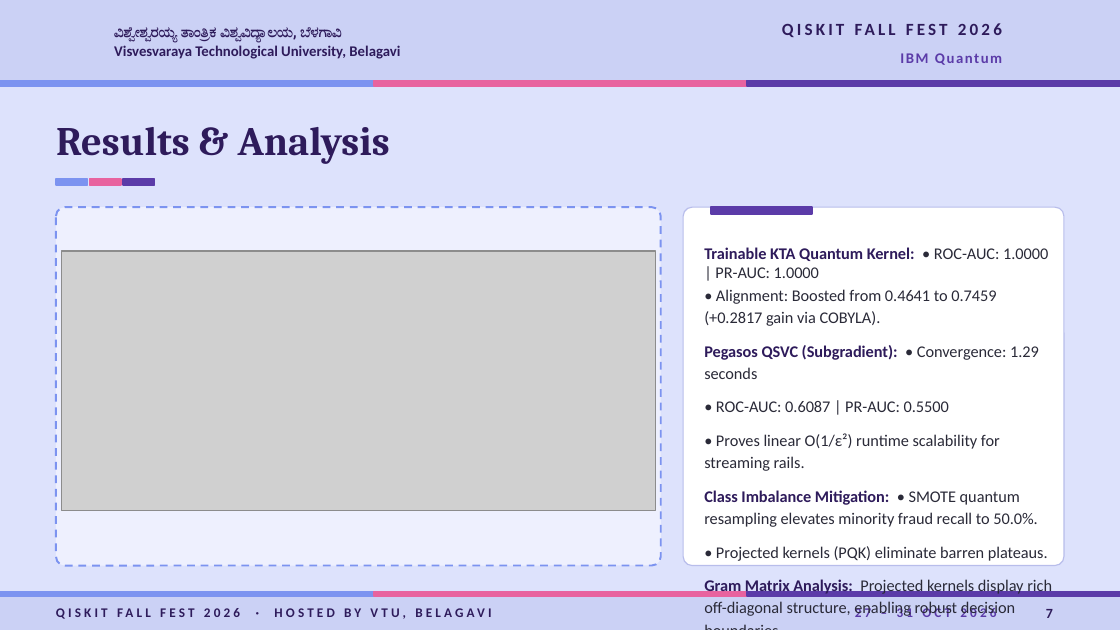
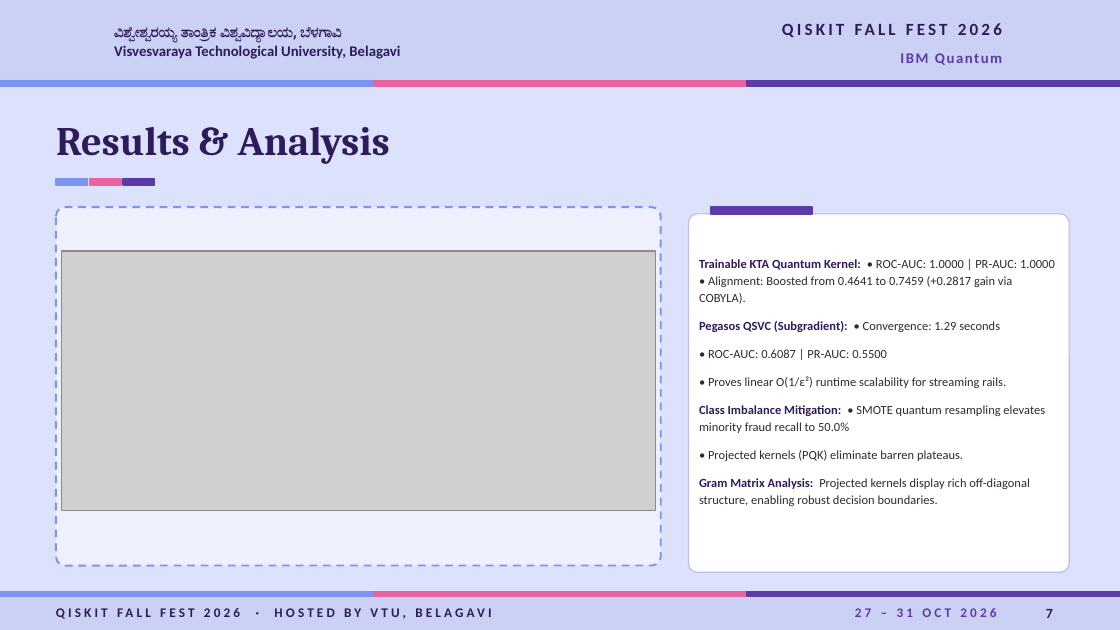
Before and after one commit to vtu-qiskit-fall-fest-2026/vtu-hc-dualq, a slide deck: slide 7 of frontend/public/VTU-QFF-HC-079.pptx. Drawn at 1120x630 pixels with LibreOffice and Linux fonts; fonts in the diff are those of the drawing; grey boxes stand for pictures; background and template pictures are left out. Boxes give left, top, right and bottom in pixels: in the first picture for what was removed or moved away, otherwise in the second. Text is boxed around its words. In the diff, an @@ line names an element or a change of style, - is before the commit and + after.

```diff
--- a/frontend/public/VTU-QFF-HC-079.pptx
+++ b/frontend/public/VTU-QFF-HC-079.pptx
@@ rounded rectangle: place and size @@
-rounded rectangle at box(683, 207, 1064, 566)
+rounded rectangle at box(689, 214, 1070, 572)
@@ text at box(699, 259, 1055, 506): size 10.5 to 8 pt in "Trainable KTA Quantum Kernel: • ROC-AUC: 1.0000 ...", "Pegasos QSVC (Subgradient): • Convergence: 1.29 seconds ...", "Gram Matrix Analysis: Projected kernels display rich ..." @@
@@ text "Trainable KTA Quantum Kernel: • ...": place and size @@
-text "Trainable KTA Quantum Kernel: • ..." at box(704, 247, 1052, 617)
+text "Trainable KTA Quantum Kernel: • ..." at box(699, 259, 1055, 506)
@@ text at box(699, 405, 1045, 461): text changed; size 10.5 to 8 pt @@
-Class Imbalance Mitigation: • SMOTE quantum resampling elevates minority fraud recall to 50.0%.
-• Projected kernels (PQK) eliminate barren plateaus.
+Class Imbalance Mitigation: • SMOTE quantum resampling elevates minority fraud recall to 50.0%
+• Projected kernels (PQK) eliminate barren plateaus.
```
Also in this commit, not shown: 3 other slides changed, 4 other files.
